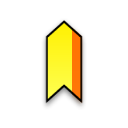
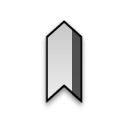
Comparing the layer stacks of the two 128px x 128px images. Changes:
hid "trail_yellow" over bbox(47, 22, 83, 105)
added layer "trail_white" in group "Trails" over bbox(47, 22, 83, 105)
